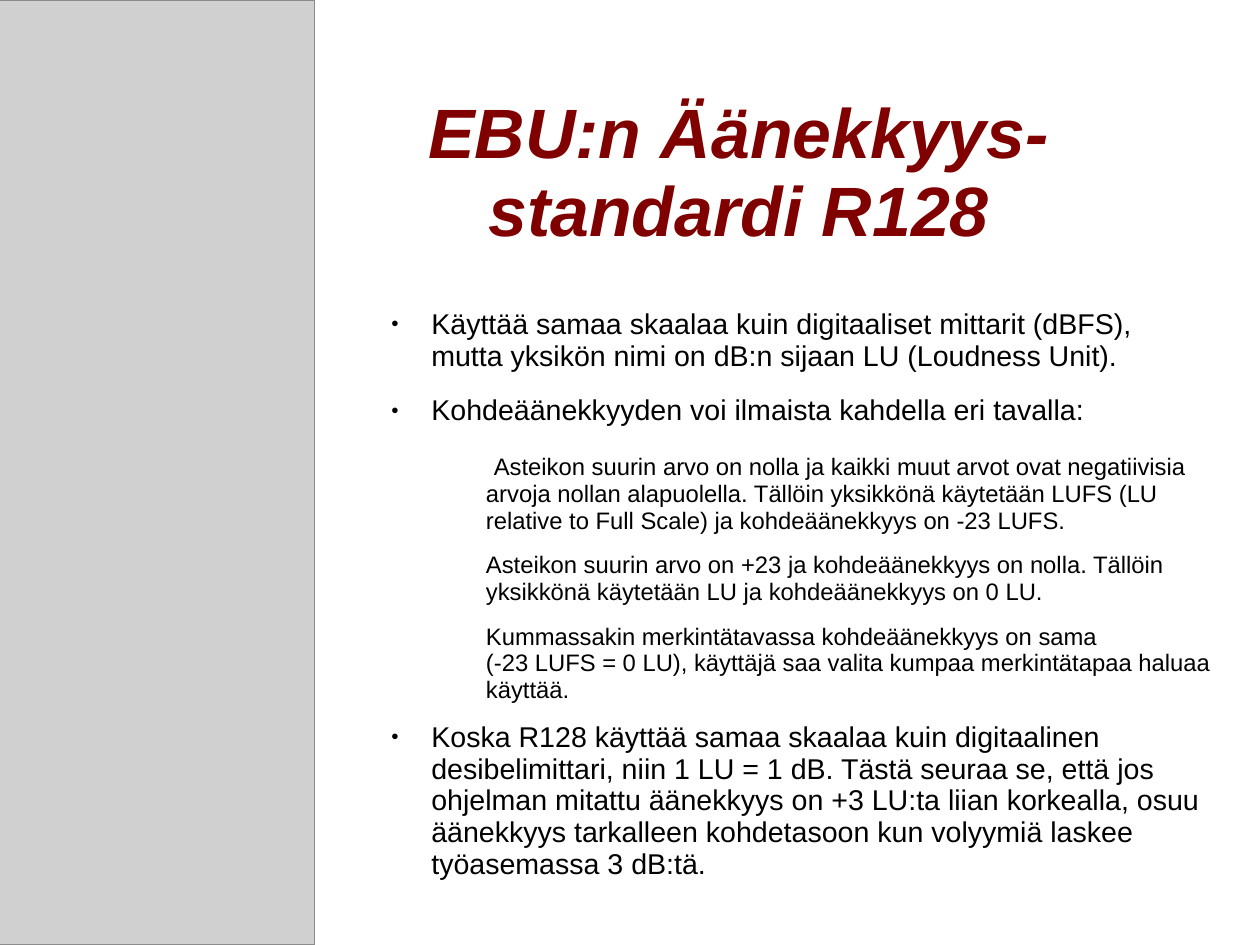
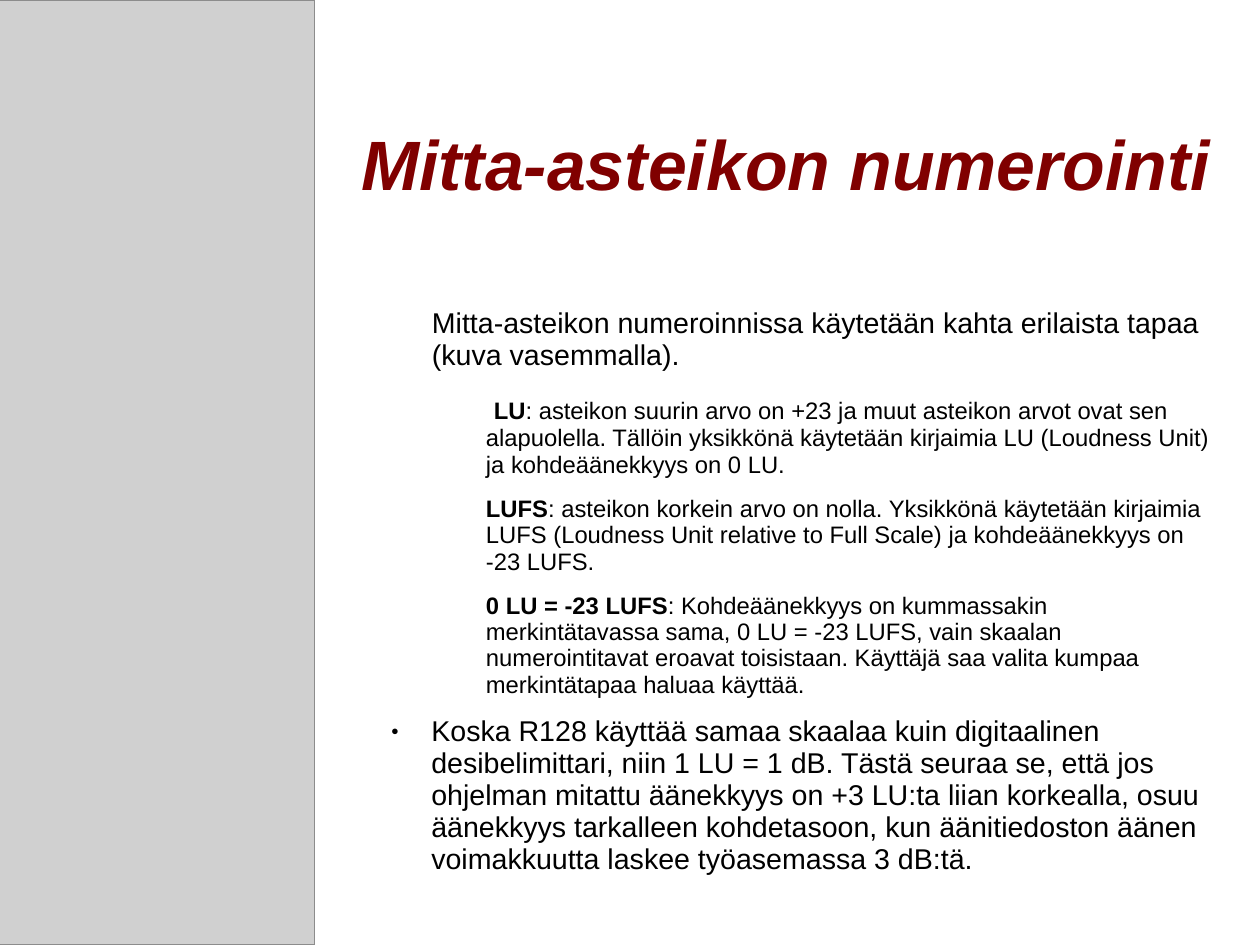
Before and after one commit to mhartzel/Introduction_To_Loudness_Correction, a slide deck: slide 7 of odp/Aanekkyyden Hallinta.odp (slide 8 before the commit). Drawn at 1260x945 pixels with LibreOffice and Linux fonts; fonts in the diff are those of the drawing; grey boxes stand for pictures; background and template pictures are left out. Boxes give left, top, right and bottom in pixels: in the first picture for what was removed or moved away, otherwise in the second. Text is boxed around its words. In the diff, an @@ line names an element or a change of style, - is before the commit and + after.

```diff
--- a/odp/Aanekkyyden Hallinta.odp
+++ b/odp/Aanekkyyden Hallinta.odp
@@ title removed at bbox=[428, 102, 1049, 237] @@
-EBU:n Äänekkyys-standardi R128
@@ title added at bbox=[361, 139, 1210, 191], 44 pt, text #800000, bold, italic @@
+Mitta-asteikon numerointi
@@ text at bbox=[431, 312, 1208, 875]: text changed @@
-● Käyttää samaa skaalaa kuin digitaaliset mittarit (dBFS), mutta yksikön nimi on dB:n sijaan LU (Loudness Unit).
-● Kohdeäänekkyyden voi ilmaista kahdella eri tavalla:
-  ● Asteikon suurin arvo on nolla ja kaikki muut arvot ovat negatiivisia arvoja nollan alapuolella. Tällöin yksikkönä käytetään LUFS (LU relative to Full Scale) ja kohdeäänekkyys on -23 LUFS.
-  ● Asteikon suurin arvo on +23 ja kohdeäänekkyys on nolla. Tällöin yksikkönä käytetään LU ja kohdeäänekkyys on 0 LU.
-  ● Kummassakin merkintätavassa kohdeäänekkyys on sama
-    (-23 LUFS = 0 LU), käyttäjä saa valita kumpaa merkintätapaa haluaa käyttää.
-● Koska R128 käyttää samaa skaalaa kuin digitaalinen desibelimittari, niin 1 LU = 1 dB. Tästä seuraa se, että jos ohjelman mitattu äänekkyys on +3 LU:ta liian korkealla, osuu äänekkyys tarkalleen kohdetasoon kun volyymiä laskee työasemassa 3 dB:tä.
+● Mitta-asteikon numeroinnissa käytetään kahta erilaista tapaa (kuva vasemmalla).
+  − LU: asteikon suurin arvo on +23 ja muut asteikon arvot ovat sen alapuolella. Tällöin yksikkönä käytetään kirjaimia LU (Loudness Unit) ja kohdeäänekkyys on 0 LU.
+  − LUFS: asteikon korkein arvo on nolla. Yksikkönä käytetään kirjaimia LUFS (Loudness Unit relative to Full Scale) ja kohdeäänekkyys on -23 LUFS.
+  − 0 LU = -23 LUFS: Kohdeäänekkyys on kummassakin merkintätavassa sama, 0 LU = -23 LUFS, vain skaalan numerointitavat eroavat toisistaan. Käyttäjä saa valita kumpaa merkintätapaa haluaa käyttää.
+● Koska R128 käyttää samaa skaalaa kuin digitaalinen desibelimittari, niin 1 LU = 1 dB. Tästä seuraa se, että jos ohjelman mitattu äänekkyys on +3 LU:ta liian korkealla, osuu äänekkyys tarkalleen kohdetasoon, kun äänitiedoston äänen voimakkuutta laskee työasemassa 3 dB:tä.
```
Also in this commit, not shown: 9 other slides changed, 20 slides added, 6 slides removed, 1 other file.
